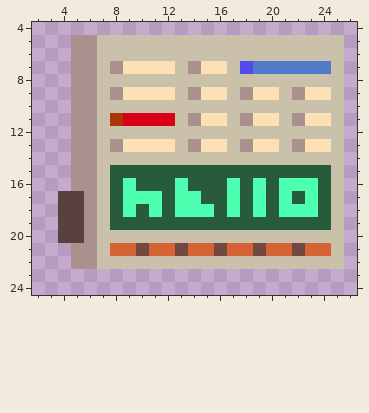
Pixel-art sprite, stored at packages/nouns-img-permutator/assets/layer-3/head-calculator.png. Above is the file before it was changed.
The file is 32x32 pixels. Shown: x 2..26, y 4..24.
And afterwards:
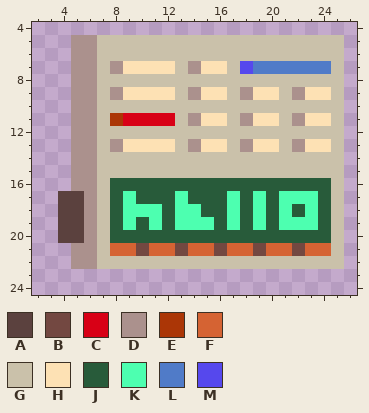
Palette (. is transparent): A #5b413e  B #734841  C #d80016  D #ab918d  E #ab3606  F #d56333  G #cac1aa  H #fde1b4  J #285b3a  K #4dffb0  L #507bc8  M #5648ed
The edit:
Colour J gives way to colour G in row 15 at x 8 to 24.
Colour G gives way to colour J in row 20 at x 8 to 24.
Colour K gives way to colour J in row 16 at x 9, 13, 17, 19 and 21 to 23; in row 17 at x 10 to 11 and 14; in row 18 at x 15 and 22.
Colour J gives way to colour K in row 17 at x 22; in row 18 at x 10; in row 19 at x 9, 11, 13 to 15, 17, 19 and 21 to 23.
Changed places in both pictures, as pixel boxes (x1, y1, x2, y2):
changed: (110, 165, 331, 243)
